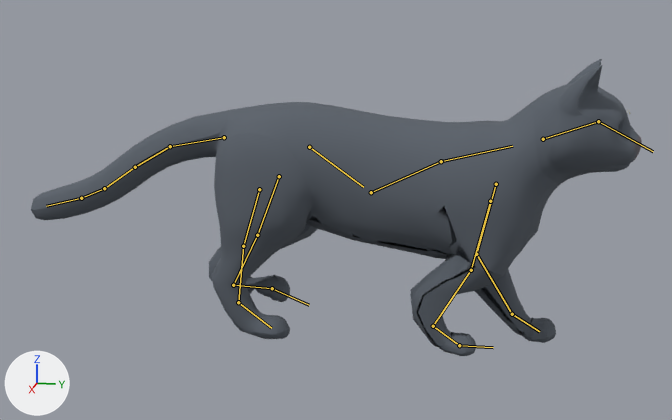
Before and after pictures for a commit that changed the glTF model apps/web/public/avatars/cat.glb.
Camera for both pictures: a camera (50 mm lens) standing at (0.989, 0.181, 0.396) and looking at (0.0, -0.017, 0.148). Every picture has the same lights, and +X, +Y and +Z are marked at lower left. The older version comes first. Both versions are drawn at frame 10 of the action 'walk'; the numbers are the values there. The bones that change, and the others that lie on the model, are drawn over the model as lines.

Names of what the first picture shows: 'VIS_cat'.
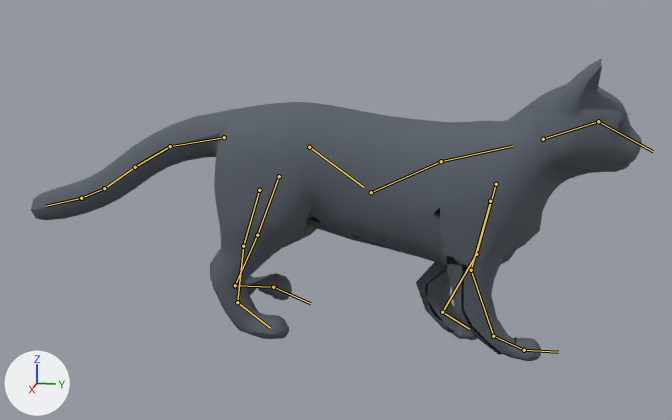
Changed parts and their boxes (x1, y1, x2, y2) in the pictures (672 x 420 px):
'VIS_cat', posed: before (31, 59, 642, 356); after (31, 59, 642, 361)
bone 'hindleg_lower_L', root to tip: before (233, 285) to (272, 288); after (235, 285) to (273, 287)
bone 'hindpaw_L', root to tip: before (272, 288) to (309, 305); after (273, 287) to (310, 303)
bone 'foreleg_upper_L', root to tip: before (476, 254) to (512, 314); after (476, 254) to (442, 312)
bone 'foreleg_lower_L', root to tip: before (512, 314) to (539, 331); after (442, 312) to (469, 329)
bone 'foreleg_upper_R', root to tip: before (471, 270) to (433, 326); after (471, 270) to (493, 336)
bone 'foreleg_lower_R', root to tip: before (433, 326) to (459, 345); after (493, 336) to (524, 350)
bone 'forepaw_R', root to tip: before (459, 345) to (493, 347); after (524, 350) to (558, 352)

The edits, one by one:
Bone 'hindleg_lower_L' (bone_hindleg_lower_l) turns from (55, 0, 0) to (57, 0, 0) degrees about its own x, y and z.
Bone 'hindpaw_L' (bone_hindpaw_l) turns from (-89, 7, -9) to (-93, 7, -10) degrees about its own x, y and z.
Bone 'foreleg_upper_L' (bone_foreleg_upper_l) turns from (32, -4, 5) to (-26, -2, 3) degrees about its own x, y and z.
Bone 'foreleg_lower_L' (bone_foreleg_lower_l) turns from (-2, -2, -1) to (57, -4, 0) degrees about its own x, y and z.
Bone 'foreleg_upper_R' (bone_foreleg_upper_r) turns from (-28, -1, 7) to (20, -3, 3) degrees about its own x, y and z.
Bone 'foreleg_lower_R' (bone_foreleg_lower_r) turns from (54, -2, -4) to (16, -2, 2) degrees about its own x, y and z.
Bone 'forepaw_R' (bone_forepaw_r) turns from (-23, -2, 0) to (-33, -4, 0) degrees about its own x, y and z.
